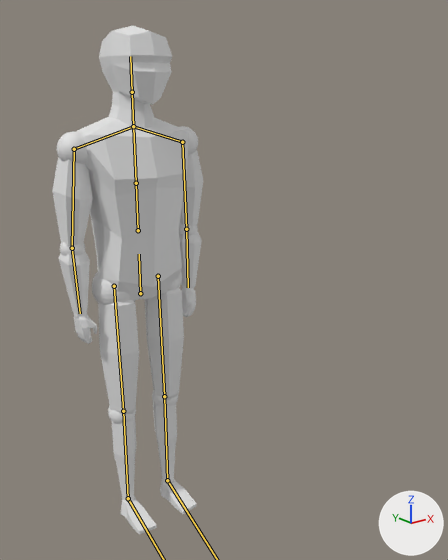
The FBX model Assets/TurnsGame/Prefabs/Animation/CharacterRig.fbx: old version first, new version second.
Before and after are seen from a 50 mm lens placed at (-1.117, -1.861, 1.635), pointed at (0.23, -0.178, 0.961). The axes (+X, +Y, +Z) are drawn at lower right. The lights are the same throughout. The first picture is the older version. The bones that change, and the others that lie on the model, are drawn over the model as lines.

Objects in the first picture: 'Character'.
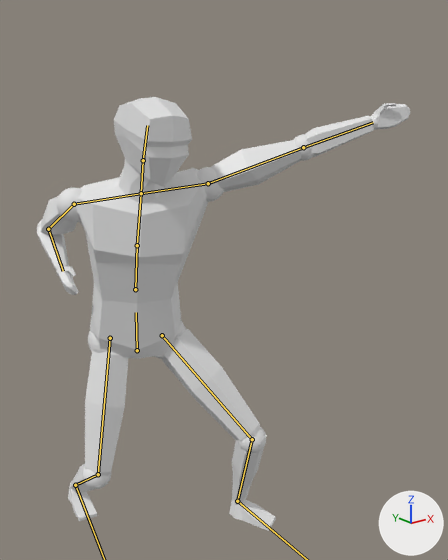
The newer file adds an action. The first version stands in its rest pose; the second is drawn at frame 6 of the action 'CharacterRig|Parry'.

Pixel boxes [x1, y1, x2, y2] of what changed, in the pictures (448 x 560 px):
'Character', posed (146% wider, 15% shorter)
    before: [52, 26, 203, 534]
    after: [37, 97, 410, 531]
bone 'Hip', root to tip
    before: (140, 293) to (139, 254)
    after: (137, 350) to (136, 312)
bone 'LowerTorso', root to tip
    before: (138, 230) to (136, 183)
    after: (135, 289) to (137, 245)
bone 'UpperTorso', root to tip
    before: (136, 183) to (133, 126)
    after: (137, 245) to (141, 193)
bone 'Head', root to tip
    before: (132, 92) to (130, 56)
    after: (143, 160) to (147, 125)
bone 'Shoulder.R', root to tip
    before: (133, 126) to (74, 149)
    after: (141, 193) to (74, 204)
bone 'UpperArm.R', root to tip
    before: (74, 149) to (72, 248)
    after: (74, 204) to (48, 229)
bone 'LowerArm.R', root to tip
    before: (72, 248) to (80, 313)
    after: (48, 229) to (63, 271)
bone 'Shoulder.L', root to tip
    before: (133, 126) to (182, 142)
    after: (141, 193) to (208, 183)
bone 'UpperArm.L', root to tip
    before: (182, 142) to (186, 229)
    after: (208, 183) to (303, 147)
bone 'LowerArm.L', root to tip
    before: (186, 229) to (188, 287)
    after: (303, 147) to (373, 122)
bone 'UpperLeg.R', root to tip
    before: (114, 286) to (123, 411)
    after: (110, 338) to (98, 474)
bone 'LowerLeg.R', root to tip
    before: (123, 411) to (128, 498)
    after: (98, 474) to (75, 485)
bone 'UpperLeg.L', root to tip
    before: (158, 276) to (164, 396)
    after: (162, 335) to (252, 439)
bone 'LowerLeg.L', root to tip
    before: (164, 396) to (167, 480)
    after: (252, 439) to (237, 501)

The change in detail:
Bone 'Hip' (bone_hip) moves from (0.0, 0.0, 0.0) to (-0.062, -0.189, 0.062).
Bone 'Hip' (bone_hip) turns from (0, 0, 0) to (4, -29, -1) degrees about its own x, y and z.
Bone 'LowerTorso' (bone_lowertorso) turns from (0, 0, 0) to (7, 0, -2) degrees about its own x, y and z.
Bone 'UpperTorso' (bone_uppertorso) turns from (0, 0, 0) to (4, 0, -2) degrees about its own x, y and z.
Bone 'Head' (bone_head) turns from (0, 0, 0) to (-1, 28, -3) degrees about its own x, y and z.
Bone 'Shoulder.R' (bone_shoulder_r) turns from (0, 0, 0) to (-4, 1, 1) degrees about its own x, y and z.
Bone 'UpperArm.R' (bone_upperarm_r) turns from (0, 0, 0) to (-40, -9, -18) degrees about its own x, y and z.
Bone 'LowerArm.R' (bone_lowerarm_r) turns from (0, 0, 0) to (106, -34, 29) degrees about its own x, y and z.
Bone 'Shoulder.L' (bone_shoulder_l) turns from (0, 0, 0) to (-4, 12, 25) degrees about its own x, y and z.
Bone 'UpperArm.L' (bone_upperarm_l) turns from (0, 0, 0) to (0, 10, 89) degrees about its own x, y and z.
Bone 'LowerArm.L' (bone_lowerarm_l) turns from (0, 0, 0) to (6, -134, 1) degrees about its own x, y and z.
Bone 'UpperLeg.R' (bone_upperleg_r) turns from (0, 0, 0) to (8, -27, 13) degrees about its own x, y and z.
Bone 'LowerLeg.R' (bone_lowerleg_r) turns from (0, 0, 0) to (-12, -9, -61) degrees about its own x, y and z.
Bone 'Foot.R' (bone_foot_r) turns from (0, 0, 0) to (-1, 2, 50) degrees about its own x, y and z.
Bone 'UpperLeg.L' (bone_upperleg_l) turns from (0, 0, 0) to (41, -22, -50) degrees about its own x, y and z.
Bone 'LowerLeg.L' (bone_lowerleg_l) turns from (0, 0, 0) to (0, 0, 60) degrees about its own x, y and z.
Bone 'Foot.L' (bone_foot_l) turns from (0, 0, 0) to (-2, -14, -19) degrees about its own x, y and z.
